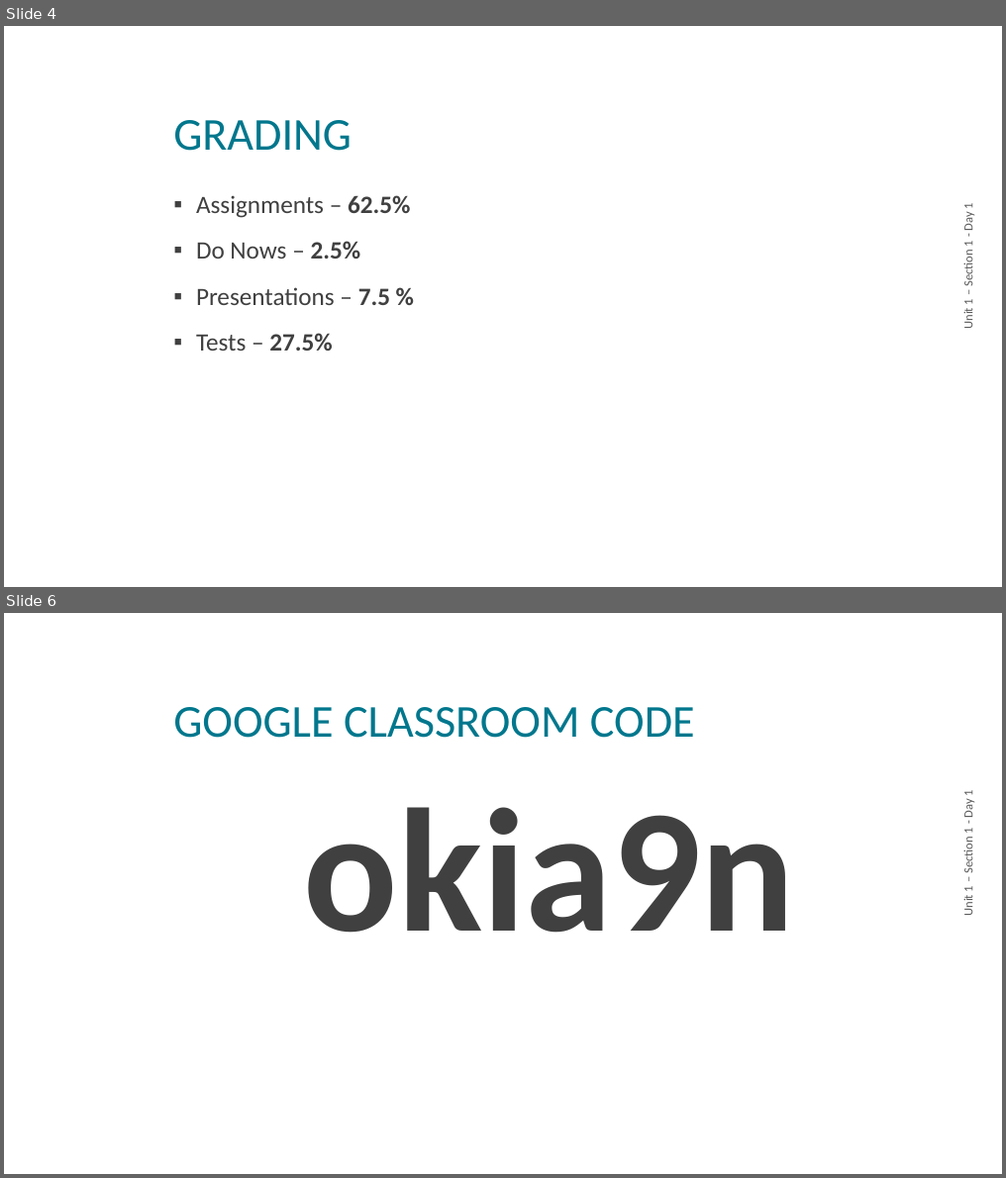
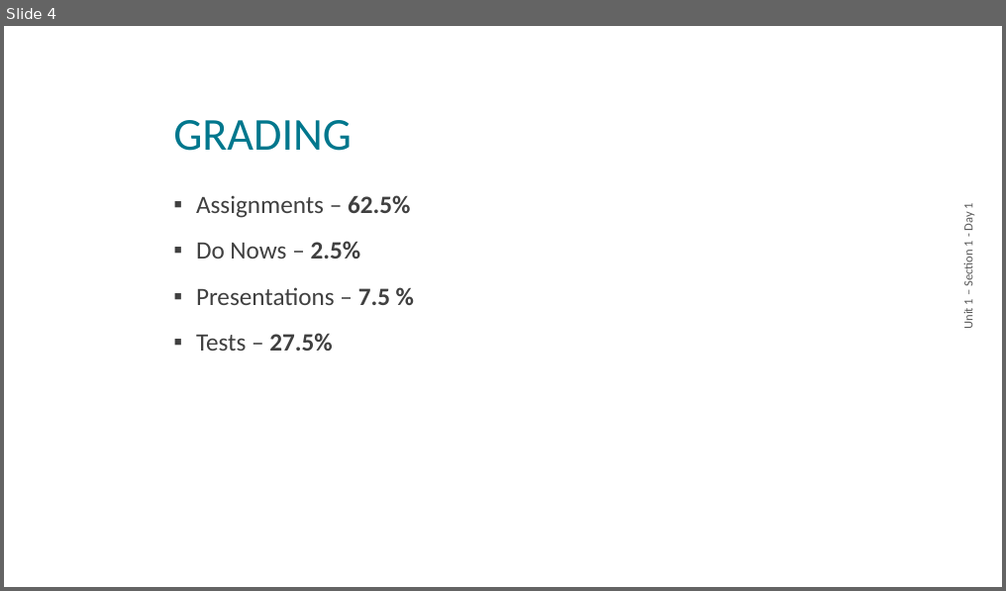
Before and after one commit to nickvertucci/Technology-Education-Curriculum, a slide deck: High School/Design and Drawing for Production/Unit 1 - Introduction/Section 1 - Syllabus Overview/Assets/U1S1 - Syllabus.pptx. Shown one above the other, each under a label of ours: slides 4 and 6 before the commit, slide 4 after it; the slides between them are not shown. The pictures are 1006x1178 and 1006x591 pixels, drawn with LibreOffice and Linux fonts; fonts in the diff are those of the drawing; background and template pictures are left out. Boxes give left, top, right and bottom in pixels: in the first picture for what was removed or moved away, otherwise in the second. Text is boxed around its words. In the diff, an @@ line names an element or a change of style, - is before the commit and + after.

```diff
--- a/High School/Design and Drawing for Production/Unit 1 - Introduction/Section 1 - Syllabus Overview/Assets/U1S1 - Syllabus.pptx
+++ b/High School/Design and Drawing for Production/Unit 1 - Introduction/Section 1 - Syllabus Overview/Assets/U1S1 - Syllabus.pptx
@@ slide 6 removed at <box>4,613,1002,1174</box>, background picture (left out) @@
@@ title removed at <box>173,707,695,738</box> @@
-GOOGLE CLASSROOM CODE
@@ text removed at <box>960,790,975,915</box> @@
-Unit 1 – Section 1 - Day 1
@@ text removed at <box>304,807,795,933</box> @@
-okia9n
```
Also in this commit, not shown: 4 slides changed, 4 other files.
